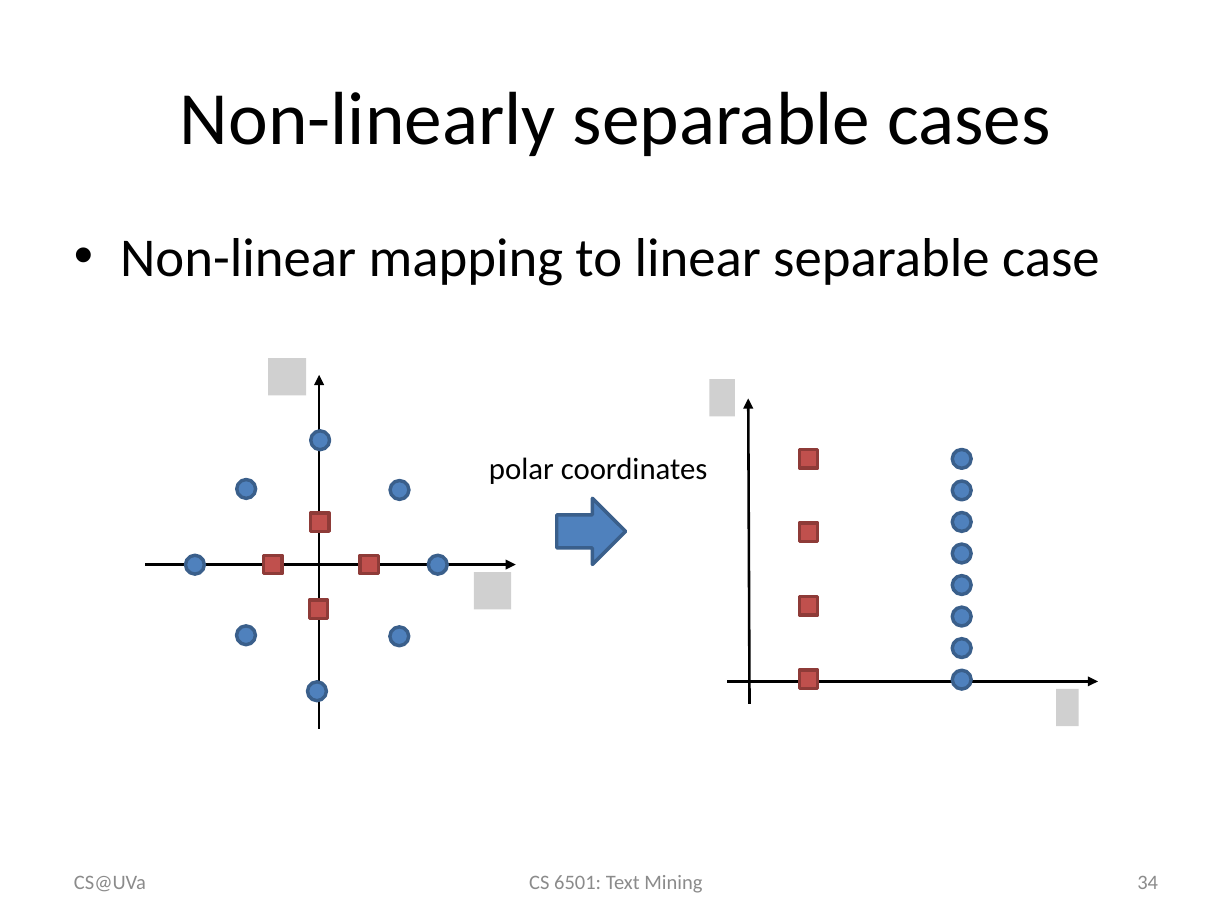
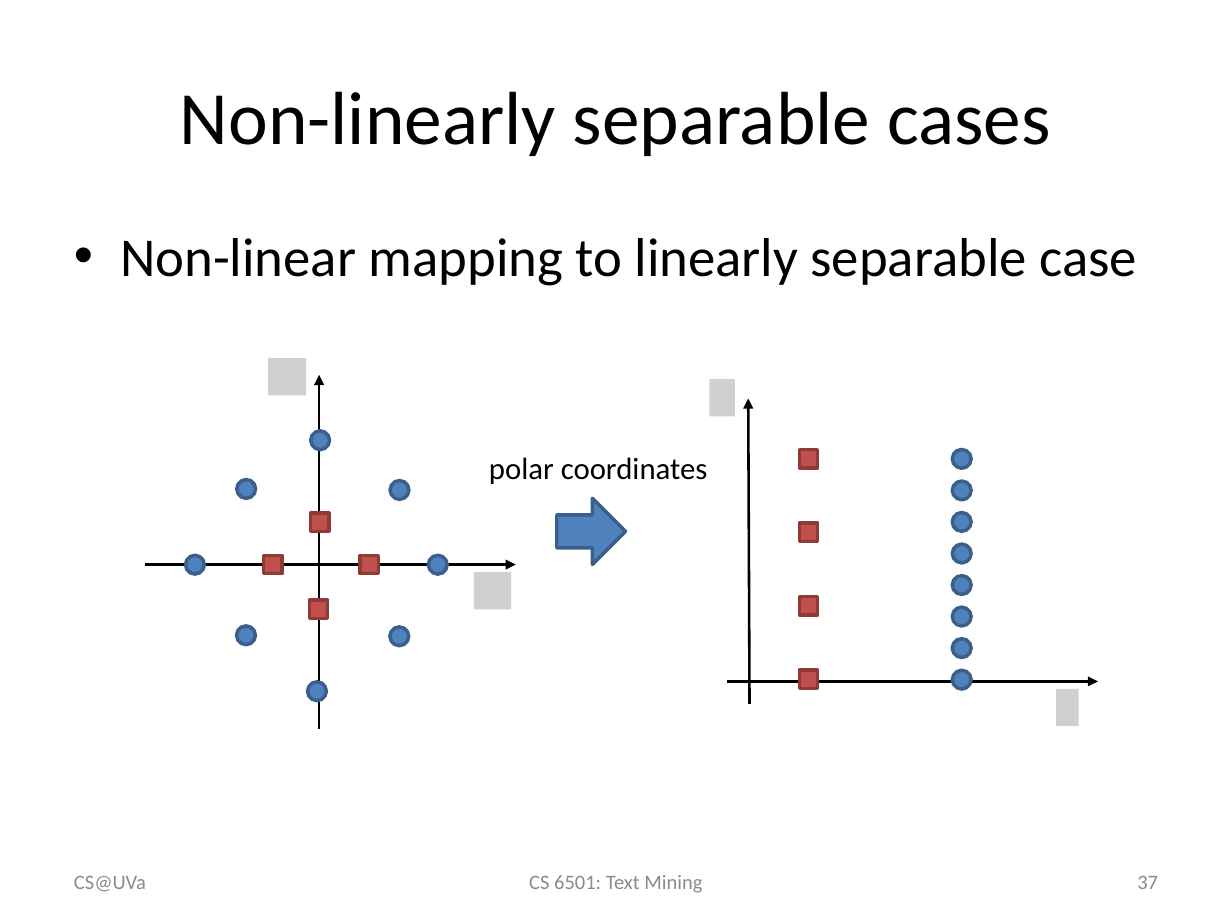
Before and after one commit to wang296/CS6501-Text-Mining, a slide deck: slide 37 of docs/svm.pptx (slide 34 before the commit). Drawn at 1232x924 pixels with LibreOffice and Linux fonts; fonts in the diff are those of the drawing; grey boxes stand for pictures. Boxes give left, top, right and bottom in pixels: in the first picture for what was removed or moved away, otherwise in the second. Text is boxed around its words. In the diff, an @@ line names an element or a change of style, - is before the commit and + after.

```diff
--- a/docs/svm.pptx
+++ b/docs/svm.pptx
@@ text at bbox=[120, 238, 1137, 286]: text changed @@
-• Non-linear mapping to linear separable case
+• Non-linear mapping to linearly separable case
@@ page number at bbox=[1137, 876, 1158, 889]: text changed @@
-34
+37
```
Also in this commit, not shown: 3 other slides changed, 3 slides added, 2 other files.
